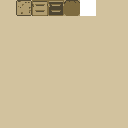
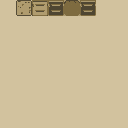
Comparing the layer stacks of the two 128x128 images. Changes:
added layer "Pasted Layer" above "Layer" over [80, 0, 96, 16]
